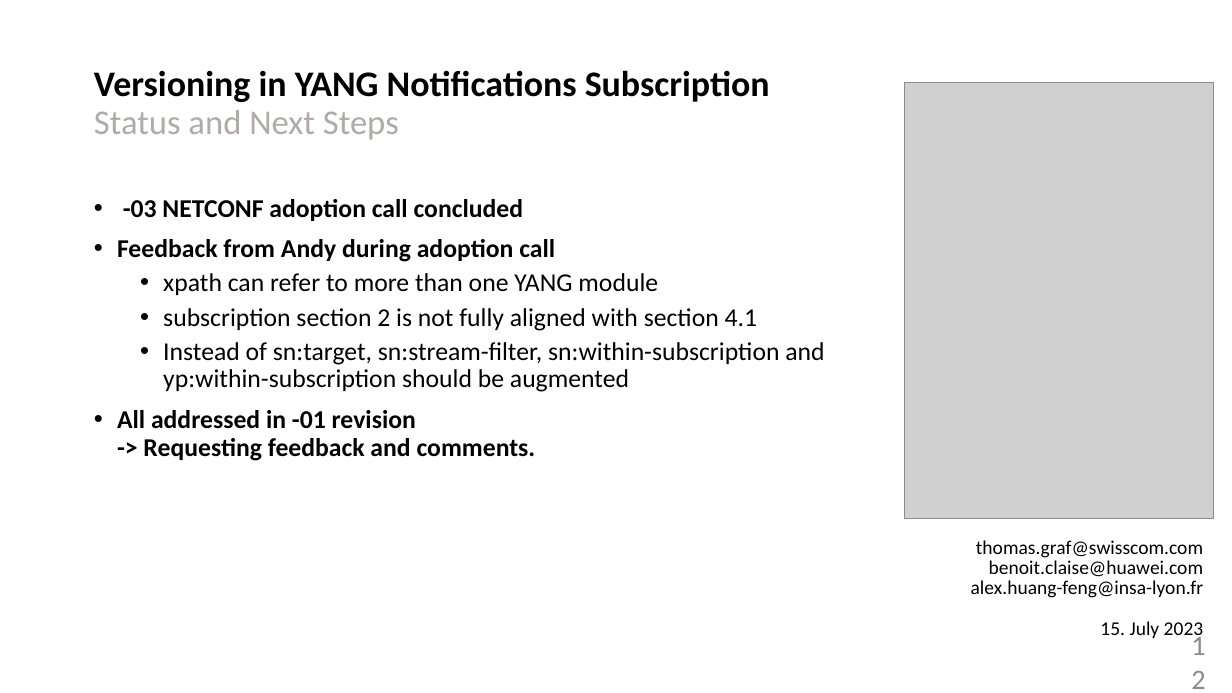
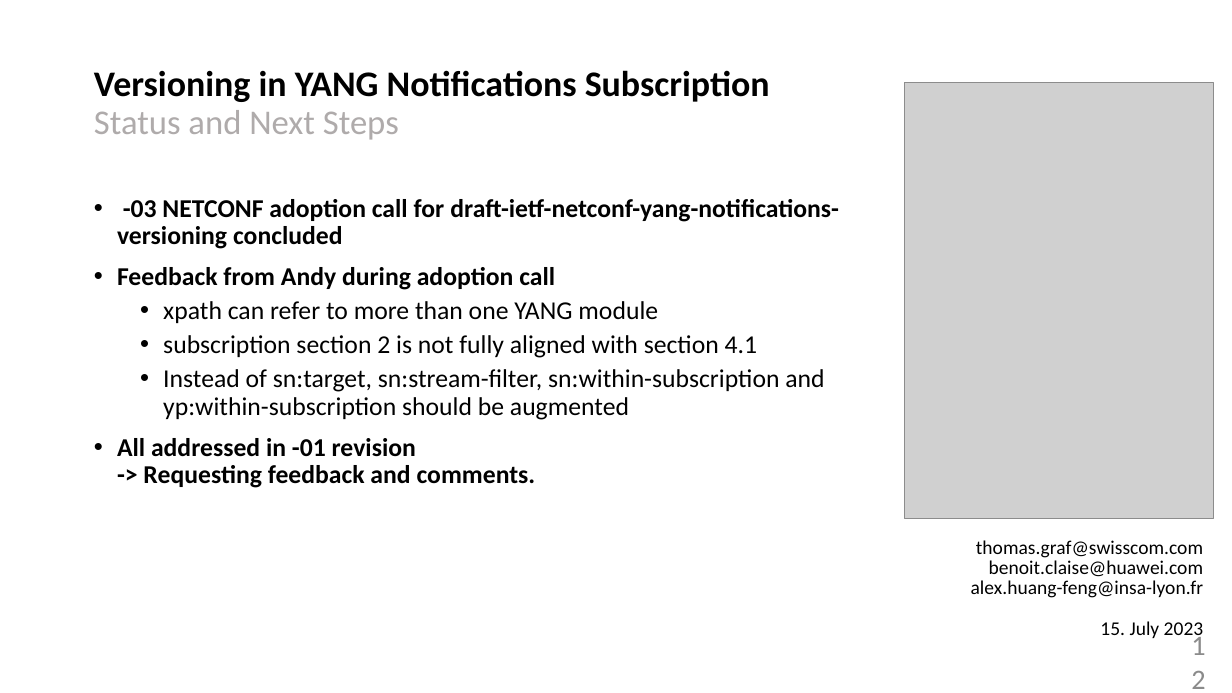
Before and after one commit to network-analytics/ietf-network-analytics-document-status, a slide deck: slide 12 of 117/Side-Meetings/ietf117-netconf-yang-push-data-mesh-integration.pptx. Drawn at 1232x693 pixels with LibreOffice and Linux fonts; fonts in the diff are those of the drawing; grey boxes stand for pictures. Boxes give left, top, right and bottom in pixels: in the first picture for what was removed or moved away, otherwise in the second. Text is boxed around its words. In the diff, an @@ line names an element or a change of style, - is before the commit and + after.

```diff
--- a/117/Side-Meetings/ietf117-netconf-yang-push-data-mesh-integration.pptx
+++ b/117/Side-Meetings/ietf117-netconf-yang-push-data-mesh-integration.pptx
@@ text at box(117, 199, 839, 249): text changed @@
-• -03 NETCONF adoption call concluded
+• -03 NETCONF adoption call for draft-ietf-netconf-yang-notifications-versioning concluded
```
Also in this commit, not shown: 2 other slides changed, 2 other files.
